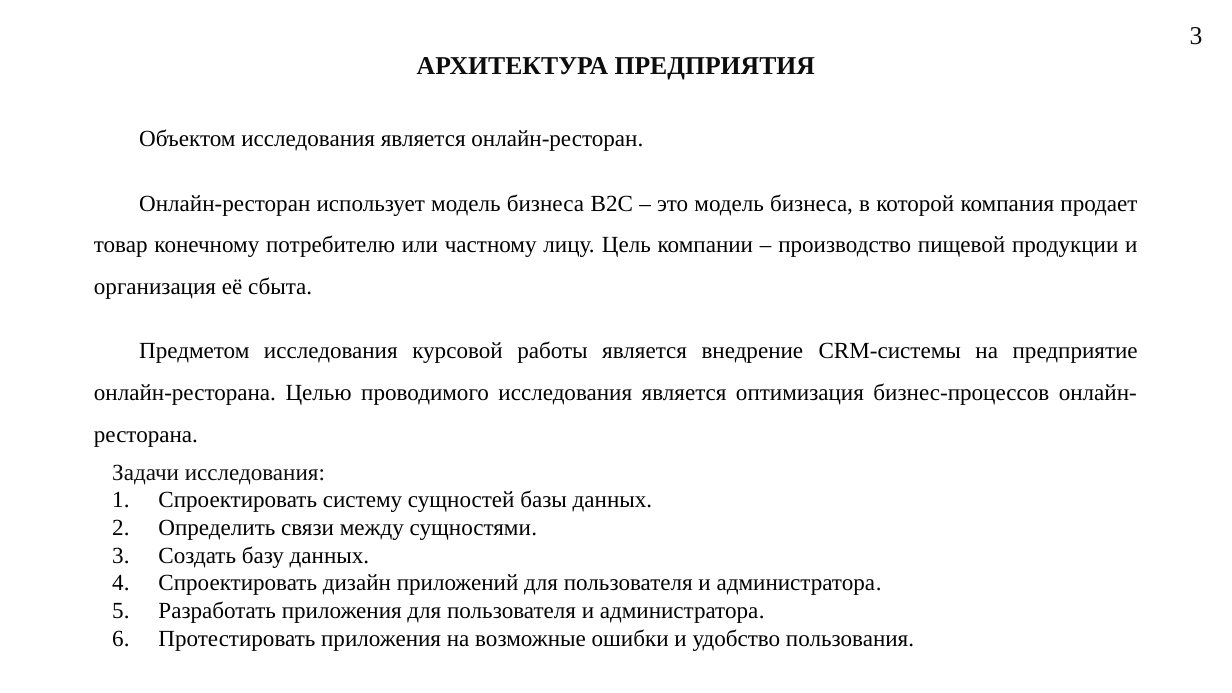
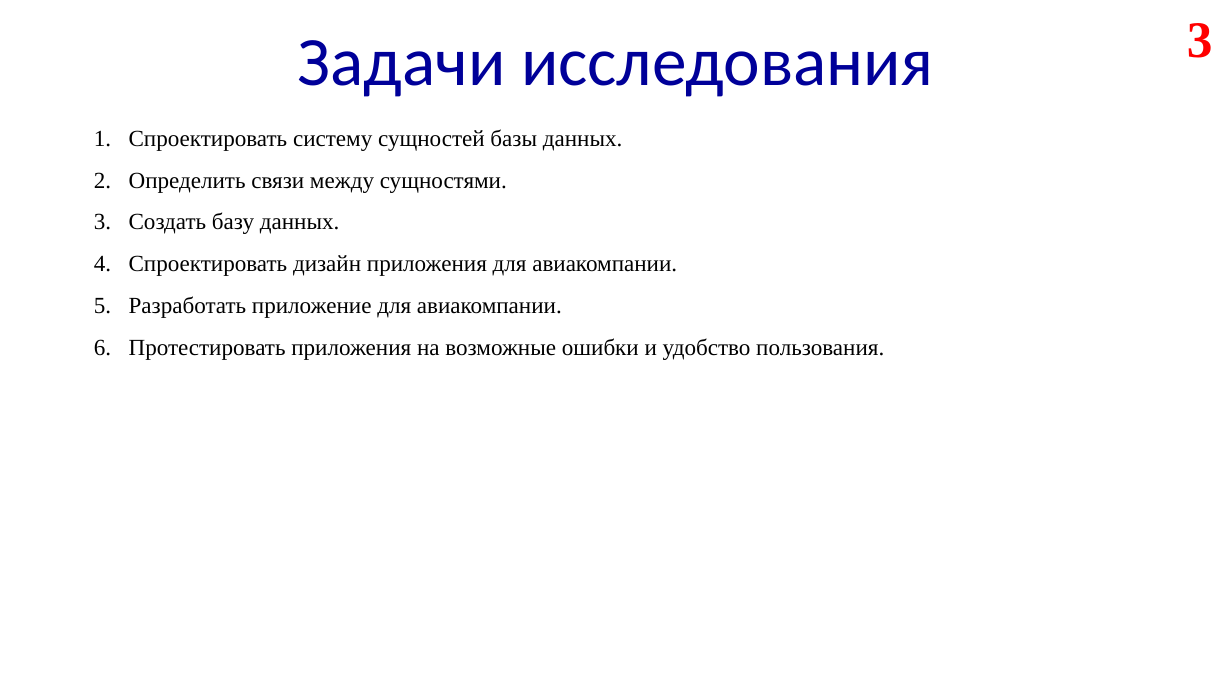
Before and after one commit to Skullester/AirportManager, a slide deck: slide 3 of Презентация.pptx. Drawn at 1232x693 pixels with LibreOffice and Linux fonts; fonts in the diff are those of the drawing. Boxes give left, top, right and bottom in pixels: in the first picture for what was removed or moved away, otherwise in the second. Text is boxed around its words. In the diff, an @@ line names an element or a change of style, - is before the commit and + after.

```diff
--- a/Презентация.pptx
+++ b/Презентация.pptx
@@ page number at <box>1187,23,1213,58</box>: size 20 to 40 pt, text colour #0D0D0D to #FF0000, bold on @@
@@ text added at <box>298,40,934,97</box>, 54 pt, text #000099 @@
+Задачи исследования
@@ title removed at <box>417,57,815,79</box> @@
-АРХИТЕКТУРА ПРЕДПРИЯТИЯ
@@ text at <box>94,129,1138,485</box>: paragraphs removed @@
-Объектом исследования является онлайн-ресторан.
-Онлайн-ресторан использует модель бизнеса B2C – это модель бизнеса, в которой компания продает товар конечному потребителю или частному лицу. Цель компании – производство пищевой продукции и организация её сбыта.
-Предметом исследования курсовой работы является внедрение CRM-системы на предприятие онлайн-ресторана. Целью проводимого исследования является оптимизация бизнес-процессов онлайн-ресторана.
-Задачи исследования:
@@ text at <box>129,129,884,360</box>: indent changed; line spacing 1 to 1.5 @@
@@ text at <box>129,255,677,318</box>: text changed @@
-4. Спроектировать дизайн приложений для пользователя и администратора.
-5. Разработать приложения для пользователя и администратора.
+4. Спроектировать дизайн приложения для авиакомпании.
+5. Разработать приложение для авиакомпании.
```
Also in this commit, not shown: 7 other slides changed, 8 slides added, 8 slides removed.
